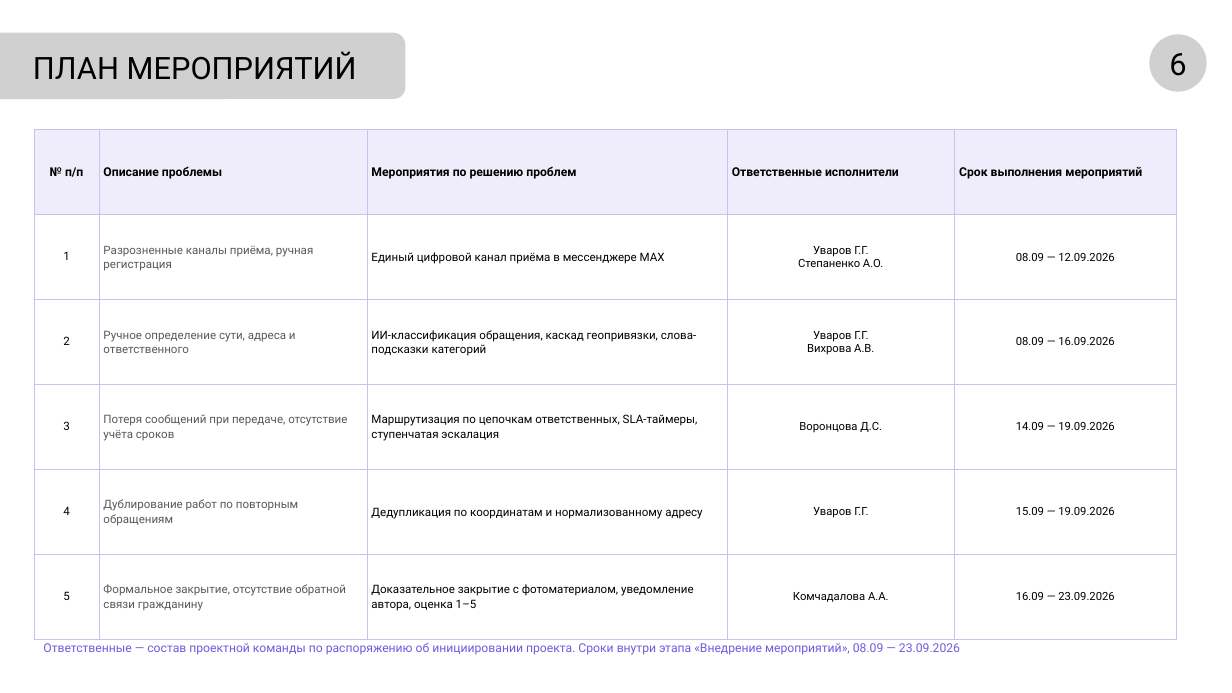
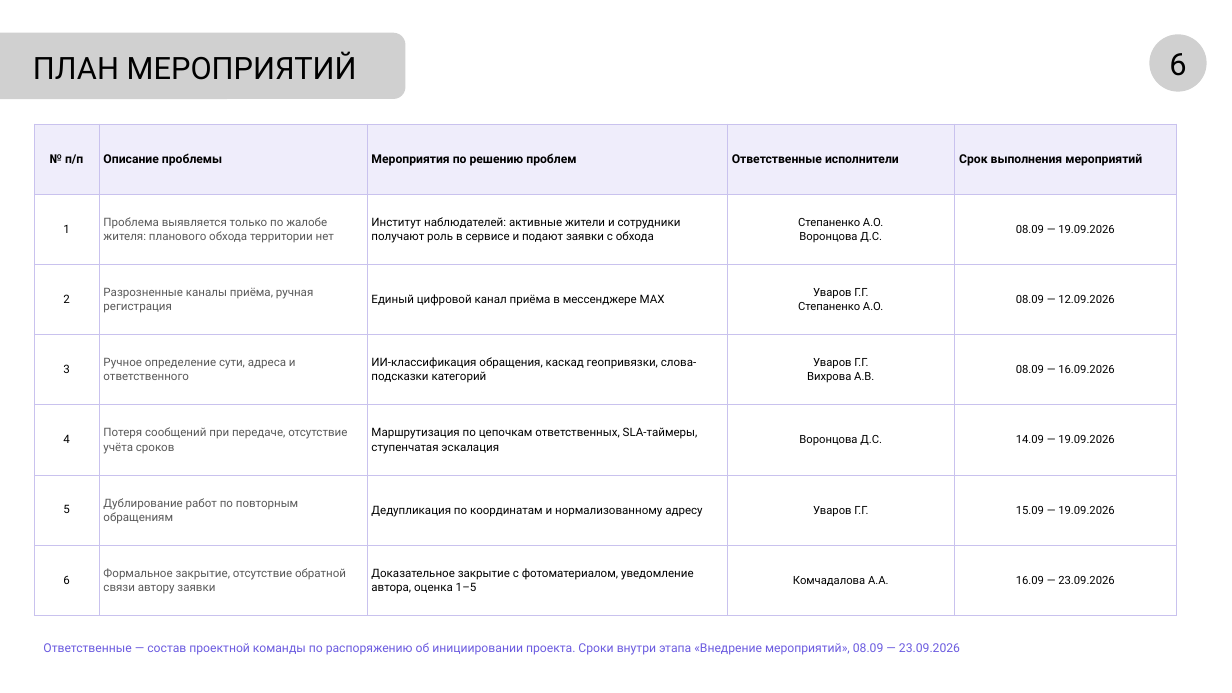
Before and after one commit to NiceGenn/Team-28-progress, a slide deck: slide 6 of файлы/prezentaciya-chernovik.pptx. Drawn at 1232x693 pixels with LibreOffice and Linux fonts; fonts in the diff are those of the drawing; grey boxes stand for pictures. Boxes give left, top, right and bottom in pixels: in the first picture for what was removed or moved away, otherwise in the second. Text is boxed around its words. In the diff, an @@ line names an element or a change of style, - is before the commit and + after.

```diff
--- a/файлы/prezentaciya-chernovik.pptx
+++ b/файлы/prezentaciya-chernovik.pptx
@@ table at <box>34,124,1177,616</box> @@
-row 2: 1 | Разрозненные каналы приёма, ручная регистрация | Единый цифровой канал приёма в мессенджере MAX | Уваров Г.Г. / Степаненко А.О. | 08.09 — 12.09.2026
-row 3: 2 | Ручное определение сути, адреса и ответственного | ИИ-классификация обращения, каскад геопривязки, слова-подсказки категорий | Уваров Г.Г. / Вихрова А.В. | 08.09 — 16.09.2026
-row 4: 3 | Потеря сообщений при передаче, отсутствие учёта сроков | Маршрутизация по цепочкам ответственных, SLA-таймеры, ступенчатая эскалация | Воронцова Д.С. | 14.09 — 19.09.2026
-row 5: 4 | Дублирование работ по повторным обращениям | Дедупликация по координатам и нормализованному адресу | Уваров Г.Г. | 15.09 — 19.09.2026
-row 6: 5 | Формальное закрытие, отсутствие обратной связи гражданину | Доказательное закрытие с фотоматериалом, уведомление автора, оценка 1–5 | Комчадалова А.А. | 16.09 — 23.09.2026
+row 2: 1 | Проблема выявляется только по жалобе жителя: планового обхода территории нет | Институт наблюдателей: активные жители и сотрудники получают роль в сервисе и подают заявки с обхода | Степаненко А.О. / Воронцова Д.С. | 08.09 — 19.09.2026
+row 3: 2 | Разрозненные каналы приёма, ручная регистрация | Единый цифровой канал приёма в мессенджере MAX | Уваров Г.Г. / Степаненко А.О. | 08.09 — 12.09.2026
+row 4: 3 | Ручное определение сути, адреса и ответственного | ИИ-классификация обращения, каскад геопривязки, слова-подсказки категорий | Уваров Г.Г. / Вихрова А.В. | 08.09 — 16.09.2026
+row 5: 4 | Потеря сообщений при передаче, отсутствие учёта сроков | Маршрутизация по цепочкам ответственных, SLA-таймеры, ступенчатая эскалация | Воронцова Д.С. | 14.09 — 19.09.2026
+row 6: 5 | Дублирование работ по повторным обращениям | Дедупликация по координатам и нормализованному адресу | Уваров Г.Г. | 15.09 — 19.09.2026
+row 7: 6 | Формальное закрытие, отсутствие обратной связи автору заявки | Доказательное закрытие с фотоматериалом, уведомление автора, оценка 1–5 | Комчадалова А.А. | 16.09 — 23.09.2026
@@ table: place and size @@
-table at <box>34,129,1177,640</box>
+table at <box>34,124,1177,616</box>
```
Also in this commit, not shown: 11 other slides changed, 23 other files.
